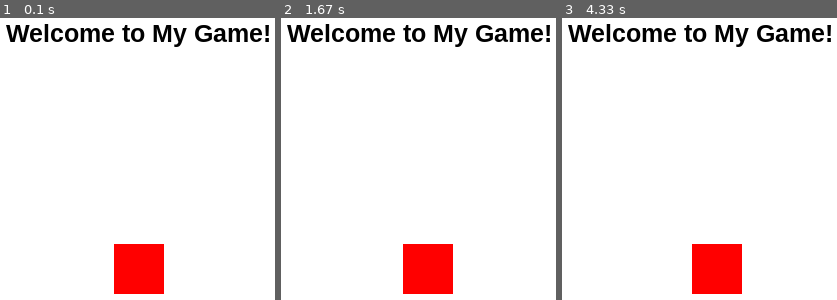
Above: before the commit, frames 1-3 (left to right).
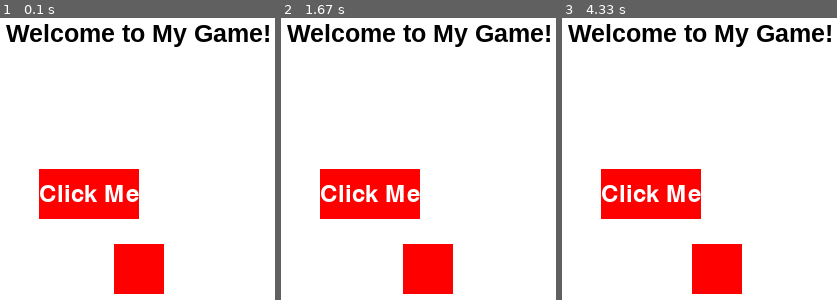
Above: after the commit, the same moments.

Repository: StoreBale/PythonTest
Game: pygame game, started from PygameTest.py
Two runs of this game, one before a commit and one after it. Both use one fixed random seed, a clock stepped at 60 frames per second and the inputs below.
Inputs:
- Up to frame 1 (0.1 s): no input
- Up to frame 2 (1.67 s): hold Right 0.33-0.8 s; hold Right 0.83-1.3 s; hold Left from 1.33 s (still down)
- Up to frame 3 (4.33 s): release Left at 1.87 s; hold Left 1.9-2.3 s; hold Right 2.33-2.97 s; hold Left 3-3.47 s; hold Right 3.5-3.97 s; hold Right from 4 s (still down)

The runs differ from the first frame. In frame 1, 5.7% of the frame differs, in the area x 14-51%, y 53-72%; in frame 2, 5.7%; in frame 3, 5.7%.

Commit message:
pygame button

Diff:
--- a/PygameTest.py
+++ b/PygameTest.py
@@ -20,6 +20,14 @@
 player_y_pos= screen_height *3/4 - player_size//2 # place near bottom of screen
 player_rect=pygame.Rect(player_x_pos , player_y_pos , player_size , player_size )
 
+#button
+button_position = (200, 200)  # 按钮位置
+button_size = (100, 50)  # 按钮大小
+button_color = (255, 0, 0)  # 按钮颜色（红色）
+button_text = "Click Me"  # 按钮文本
+
+button = pygame.Rect(button_position[0], button_position[1], button_size[0], button_size[1])
+
 # Load font and render text surface object
 font_obj=pygame.font.SysFont('arial',25,True,False)   # create font object
 text_surface_obj1=font_obj.render('Welcome to My Game!', True,BLACK)    # create text surface obj
@@ -27,6 +35,8 @@
 # Define game loop variables
 clock=pygame.time.Clock()
 running=True
+
+
 
 while running:
     for event in pygame.event.get():
@@ -52,6 +62,11 @@
 
     # Draw player rectangle
     pygame.draw.rect(screen, RED, player_rect)
+    pygame.draw.rect(screen, button_color, button)
+    font = pygame.font.Font(None, 36)
+    text = font.render(button_text, True, (255, 255, 255))
+    text_rect = text.get_rect(center=button.center)
+    screen.blit(text, text_rect)
 
     # Update the display
     pygame.display.flip()
